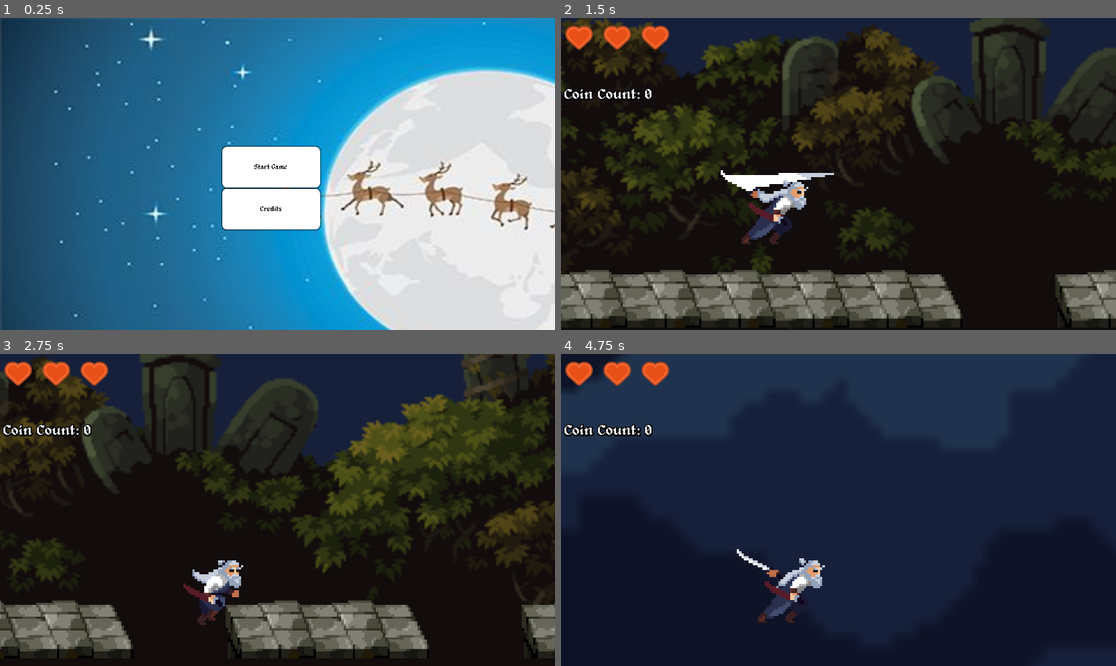
Above: before the commit, frames 1-4 (two rows, left to right).
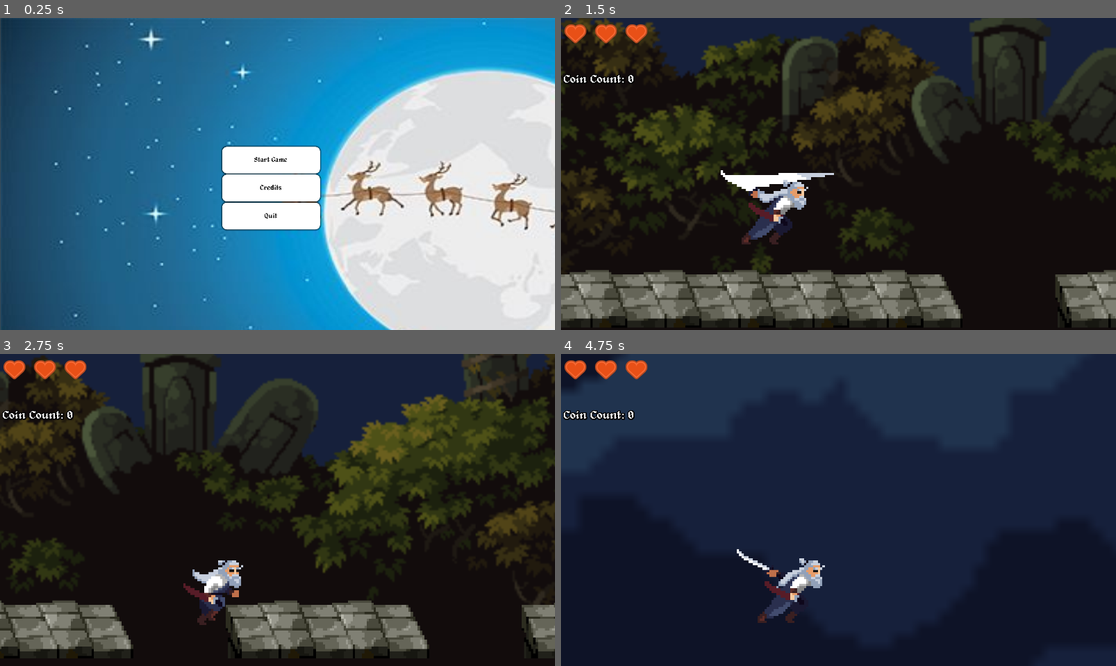
Above: after the commit, the same moments.

Repository: Cross-Runner/crossrunner-2
Game: Godot game, scene res://MainMenu.tscn
Same seed, same stepped clock (60 frames per second), same inputs: the game is played once before the commit and once after it.
Inputs (mouse positions are in pixels of both pictures, inside the frame that each line leads up to):
- Up to frame 1 (0.25 s): no input
- Up to frame 2 (1.5 s): click "Start Game" at 0.5 s; tap Enter (ui_accept) at 1.25 s; move the mouse to (960, 158) at 1.27 s; hold Right (ui_right) from 1.28 s (still down); tap F (attack) at 1.35 s
- Up to frame 3 (2.75 s): keep holding Right (ui_right); tap Enter (ui_accept) at 1.52, 2.27 s; move the mouse to (166, 525) at 2.02 s; tap F (attack) at 2.1 s
- Up to frame 4 (4.75 s): move the mouse to (894, 441) at 2.77 s; release Right (ui_right) at 2.78 s; hold Left (ui_left) 2.78-3.53 s; tap F (attack) at 2.85, 3.6, 4.35 s; move the mouse to (810, 572) at 3.52 s; hold Right (ui_right) from 3.53 s (still down); tap Enter (ui_accept) at 3.77, 4.52 s; move the mouse to (1005, 556) at 4.27 s

The runs differ from the first frame. In frame 1, 0.5% of the frame differs, in the area x 39-58%, y 44-65%; in frame 2, 1.3%; in frame 3, 1.5%; in frame 4, 1.7%, in the area x 0-20%, y 2-27%.

Commit message:
Quit button
Quit knapp med are you sure popup

Diff:
--- a/cross-runner-main-gd/CR_Scene4.tscn
+++ b/cross-runner-main-gd/CR_Scene4.tscn
@@ -1,23 +1,24 @@
-[gd_scene load_steps=86 format=4 uid="uid://45vk8t3n1sg1"]
+[gd_scene load_steps=88 format=4 uid="uid://45vk8t3n1sg1"]
 
 [ext_resource type="Texture2D" uid="uid://ql2okrshffpq" path="res://Resources/Final/Background_0.png" id="1_e3hiu"]
 [ext_resource type="Texture2D" uid="uid://r1kaybxap2v3" path="res://Resources/Final/Grass_background_1.png" id="2_7236l"]
 [ext_resource type="Texture2D" uid="uid://cwwp3kabon0lc" path="res://Resources/Final/Tiles.png" id="3_7236l"]
 [ext_resource type="Texture2D" uid="uid://lbhnhc3yjxd4" path="res://Resources/Final/113-1139407_portal-transparent-portal-pixel-art-png-png-download (1).png" id="4_8e4tx"]
 [ext_resource type="Script" uid="uid://yj3b0fjukoxy" path="res://area_2d_4d.gd" id="4_yaa3j"]
+[ext_resource type="Script" uid="uid://d35eb7uf3h0l2" path="res://area_scene_4.gd" id="5_63lqf"]
 [ext_resource type="Script" uid="uid://bpfhm3xotuh1f" path="res://character_body_2d.gd" id="5_526jq"]
 [ext_resource type="Texture2D" uid="uid://ftq5tcoqrabm" path="res://FREE_Samurai 2D Pixel Art v1.2/Sprites/ATTACK 1.png" id="6_yaa3j"]
 [ext_resource type="Texture2D" uid="uid://bf8ecgarnybrw" path="res://FREE_Samurai 2D Pixel Art v1.2/Sprites/HURT.png" id="7_2wjic"]
 [ext_resource type="Texture2D" uid="uid://bfwqdqbyfs8qk" path="res://FREE_Samurai 2D Pixel Art v1.2/Sprites/IDLE.png" id="8_kq7lv"]
 [ext_resource type="Texture2D" uid="uid://bujs3nind3v03" path="res://FREE_Samurai 2D Pixel Art v1.2/Sprites/RUN.png" id="9_8438c"]
 [ext_resource type="Texture2D" uid="uid://bqqdk4e7hv0he" path="res://HUD/hudHeart_full.png" id="11_2wjic"]
-[ext_resource type="PackedScene" path="res://coin.tscn" id="12_kq7lv"]
+[ext_resource type="PackedScene" uid="uid://w5ifqe76lkfr" path="res://coin.tscn" id="12_kq7lv"]
 [ext_resource type="AudioStream" uid="uid://ccamgmnbjey64" path="res://sfx/narutoJumpsfx.ogg" id="13_8438c"]
 [ext_resource type="AudioStream" uid="uid://rola3al1cmax" path="res://sfx/narutoSwingsfx.ogg" id="14_id2bo"]
 [ext_resource type="AudioStream" uid="uid://xlbh4thvu07n" path="res://sfx/untitled.wav" id="15_1tr0o"]
 [ext_resource type="AudioStream" uid="uid://bdg7b2u2v1dev" path="res://sfx/buttonSFX1.wav" id="16_theea"]
 [ext_resource type="AudioStream" uid="uid://b04d1ly2j7c24" path="res://sfx/Jeremy Korpas - Sour Rock  NO COPYRIGHT 8-bit Music.mp3" id="18_8bw4v"]
-[ext_resource type="Script" path="res://enemy.gd" id="18_63lqf"]
+[ext_resource type="Script" uid="uid://c24ulin6uq2ow" path="res://enemy.gd" id="18_63lqf"]
 [ext_resource type="Texture2D" uid="uid://cc4wv7g5o8ncy" path="res://Resources/NES - Faxanadu - Miscellaneous - NPCs.png" id="18_w5wtu"]
 
 [sub_resource type="TileSetAtlasSource" id="TileSetAtlasSource_8e4tx"]
@@ -451,6 +452,9 @@
 [sub_resource type="RectangleShape2D" id="RectangleShape2D_t2qox"]
 size = Vector2(43.750015, 68.75)
 
+[sub_resource type="WorldBoundaryShape2D" id="WorldBoundaryShape2D_t4vjv"]
+distance = -1889.0
+
 [sub_resource type="TileSetAtlasSource" id="TileSetAtlasSource_lweto"]
 texture = ExtResource("3_7236l")
 2:1/0 = 0
@@ -1458,6 +1462,14 @@
 position = Vector2(2028.1252, 666.8751)
 shape = SubResource("RectangleShape2D_t2qox")
 
+[node name="Killbody2" type="StaticBody2D" parent="TileMapLayer"]
+
+[node name="Area_Scene4" type="Area2D" parent="TileMapLayer/Killbody2"]
+script = ExtResource("5_63lqf")
+
+[node name="CollisionShape2D5" type="CollisionShape2D" parent="TileMapLayer/Killbody2/Area_Scene4"]
+shape = SubResource("WorldBoundaryShape2D_t4vjv")
+
 [node name="TileMapLayer2" type="TileMapLayer" parent="."]
 texture_filter = 1
 tile_map_data = PackedByteArray("AABYAEAAAAAAAA8AAABYAEEAAAAAABAAAABYAEIAAAAAABEAAABYAEMAAAAAABIAAABZAEAAAAABAA8AAABZAE …(272 unchanged characters)…
@@ -1496,10 +1508,12 @@
 position_smoothing_enabled = true
 
 [node name="health_bar" type="CanvasLayer" parent="CharacterBody2D"]
+scale = Vector2(0.8, 0.8)
+transform = Transform2D(0.8, 0, 0, 0.8, 0, 0)
 
 [node name="HBoxContainer" type="HBoxContainer" parent="CharacterBody2D/health_bar"]
-offset_right = 40.0
-offset_bottom = 40.0
+offset_right = 392.0
+offset_bottom = 128.0
 script = SubResource("GDScript_w5wtu")
 
 [node name="heart" type="TextureRect" parent="CharacterBody2D/health_bar/HBoxContainer"]
@@ -1615,5 +1629,6 @@
 autoplay = true
 
 [connection signal="area_entered" from="TileMapLayer/Killbody/Area2D4D" to="TileMapLayer/Killbody/Area2D4D" method="_on_area_entered"]
+[connection signal="area_entered" from="TileMapLayer/Killbody2/Area_Scene4" to="TileMapLayer/Killbody2/Area_Scene4" method="_on_area_entered"]
 [connection signal="area_entered" from="CharacterBody2D/Area2D_coin" to="CharacterBody2D" method="_on_area_2d_coin_area_entered"]
 [connection signal="area_entered" from="enemy/Hurtbox" to="TileMapLayer/Killbody/Area2D4D" method="_on_hurtbox_area_entered"]
--- a/cross-runner-main-gd/MainMenu.tscn
+++ b/cross-runner-main-gd/MainMenu.tscn
@@ -1,5 +1,6 @@
-[gd_scene load_steps=6 format=3 uid="uid://8yw45yb0vja"]
+[gd_scene load_steps=7 format=3 uid="uid://8yw45yb0vja"]
 
+[ext_resource type="Script" uid="uid://ba2bkf46pee5l" path="res://main_menu.gd" id="1_iwfq2"]
 [ext_resource type="Texture2D" uid="uid://dkr6jseitwavu" path="res://Resources/Facts-about-Chrismtas-5.jpg" id="1_qoqlk"]
 [ext_resource type="Script" uid="uid://yelvnhqekend" path="res://button.gd" id="2_iwfq2"]
 [ext_resource type="Script" uid="uid://56y53ahymf7c" path="res://button_3.gd" id="3_7r1g0"]
@@ -20,6 +21,7 @@
 anchor_bottom = 1.0
 grow_horizontal = 2
 grow_vertical = 2
+script = ExtResource("1_iwfq2")
 
 [node name="FactsAboutChrismtas5" type="Sprite2D" parent="."]
 position = Vector2(1719.9999, 962)
@@ -60,9 +62,23 @@
 text = "Credits"
 script = ExtResource("3_7r1g0")
 
+[node name="QuitButton" type="Button" parent="VBoxContainer"]
+layout_mode = 2
+size_flags_vertical = 3
+theme_override_colors/font_color = Color(0, 0, 0, 1)
+theme_override_constants/h_separation = 12
+theme_override_font_sizes/font_size = 23
+theme_override_styles/normal = SubResource("StyleBoxFlat_7yr4w")
+text = "Quit"
+
+[node name="QuitPopup" type="ConfirmationDialog" parent="."]
+oversampling_override = 1.0
+size = Vector2i(350, 100)
+
 [node name="sfx_button" type="AudioStreamPlayer2D" parent="."]
 stream = ExtResource("4_cqjrg")
 volume_db = -3.0
 
 [connection signal="pressed" from="VBoxContainer/Button" to="VBoxContainer/Button" method="_on_pressed"]
 [connection signal="pressed" from="VBoxContainer/Button3" to="VBoxContainer/Button" method="_on_button_3_pressed"]
+[connection signal="pressed" from="VBoxContainer/QuitButton" to="VBoxContainer/Button" method="_on_button_3_pressed"]
--- /dev/null
+++ b/cross-runner-main-gd/area_scene_4.gd
@@ -0,0 +1,11 @@
+extends Area2D
+
+@export var target_scene: String = "res://CR_Scene4.tscn"
+
+func _ready() -> void:
+	connect("body_entered", Callable(self, "_on_body_entered"))
+
+func _on_body_entered(body: Node) -> void:
+	# Sjekk at det er spilleren som går inn i området
+	if body.is_in_group("player"):
+		get_tree().change_scene_to_file(target_scene)
--- /dev/null
+++ b/cross-runner-main-gd/main_menu.gd
@@ -0,0 +1,28 @@
+extends Control  # eller CanvasLayer, alt etter hva du bruker
+
+@onready var quit_button = $VBoxContainer/QuitButton
+@onready var quit_popup = $QuitPopup
+
+
+func _ready():
+	# Koble knappene
+	quit_button.pressed.connect(_on_quit_button_pressed)
+	quit_popup.confirmed.connect(_on_quit_confirmed)
+	quit_popup.canceled.connect(_on_quit_canceled)
+
+
+# Når Quit-knappen trykkes
+func _on_quit_button_pressed():
+	quit_popup.title = "Quit Game?"
+	quit_popup.dialog_text = "Are you sure you want to quit?"
+	quit_popup.popup_centered()
+
+
+# Når man trykker OK i popup
+func _on_quit_confirmed():
+	get_tree().quit()
+
+
+# Når man trykker Cancel i popup
+func _on_quit_canceled():
+	quit_popup.hide()
Not shown, added: cross-runner-main-gd/area_scene_4.gd.uid
Not shown, added: cross-runner-main-gd/main_menu.gd.uid
